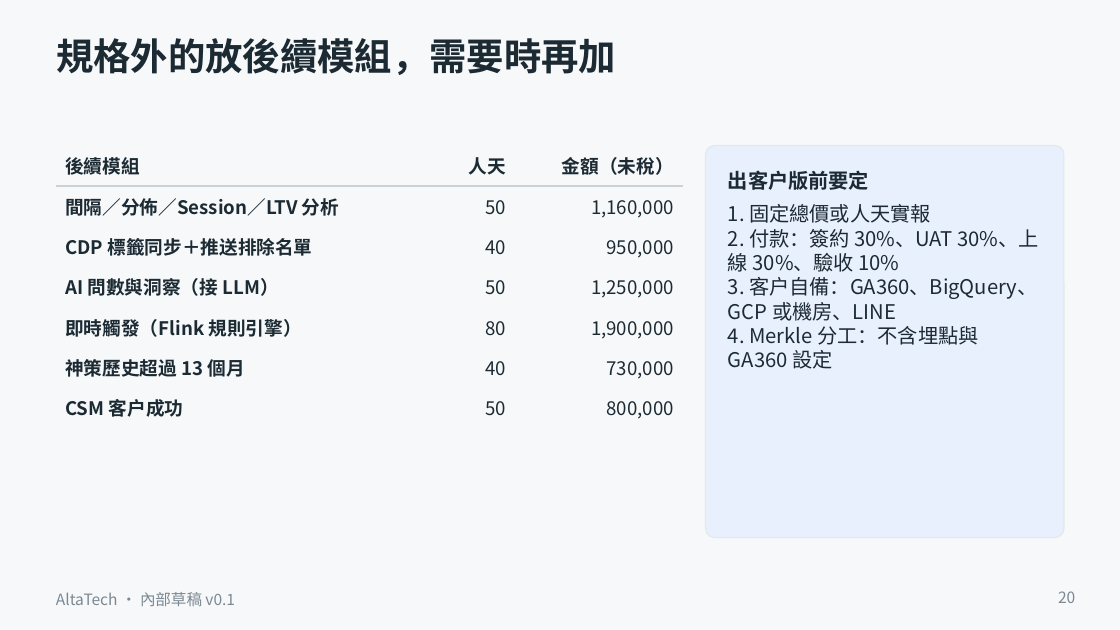
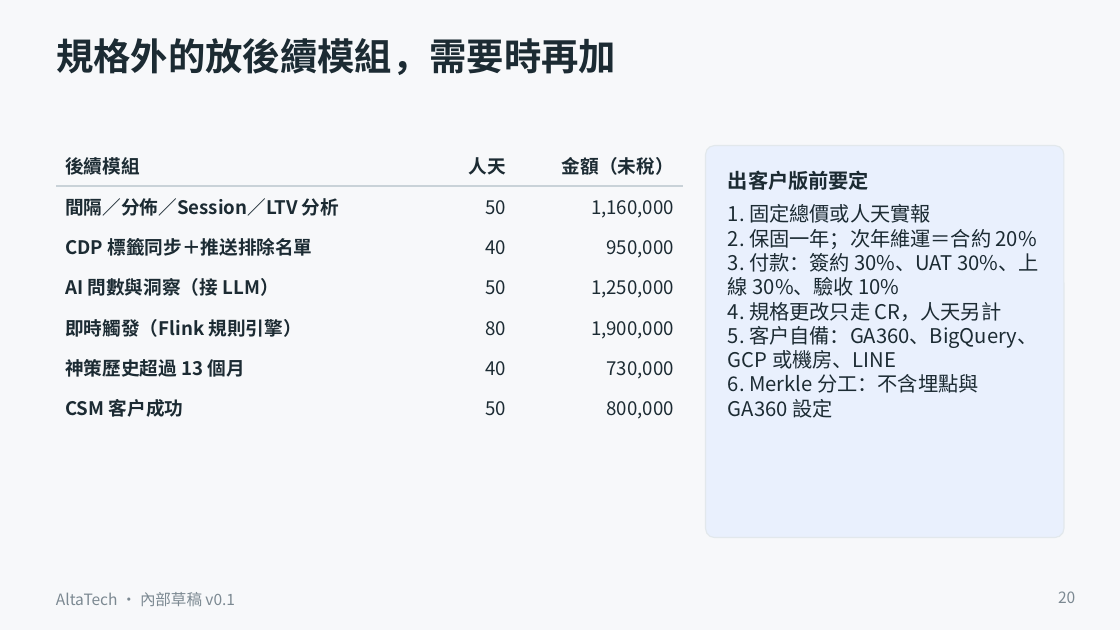
Before and after one commit to ALTA-TECH2025/altatech-dmp, a slide deck: slide 20 of docs/decks/sinopac-dmp-proposal-v0.1.pptx. Drawn at 1120x630 pixels with LibreOffice and Linux fonts; fonts in the diff are those of the drawing. Boxes give left, top, right and bottom in pixels: in the first picture for what was removed or moved away, otherwise in the second. Text is boxed around its words. In the diff, an @@ line names an element or a change of style, - is before the commit and + after.

```diff
--- a/docs/decks/sinopac-dmp-proposal-v0.1.pptx
+++ b/docs/decks/sinopac-dmp-proposal-v0.1.pptx
@@ text at box(728, 229, 1038, 418): text changed @@
-2. 付款：簽約 30%、UAT 30%、上線 30%、驗收 10%
-3. 客戶自備：GA360、BigQuery、GCP 或機房、LINE
-4. Merkle 分工：不含埋點與 GA360 設定
+2. 保固一年；次年維運＝合約 20%
+3. 付款：簽約 30%、UAT 30%、上線 30%、驗收 10%
+4. 規格更改只走 CR，人天另計
+5. 客戶自備：GA360、BigQuery、GCP 或機房、LINE
+6. Merkle 分工：不含埋點與 GA360 設定
```
Also in this commit, not shown: 1 other slide changed, 2 other files.
